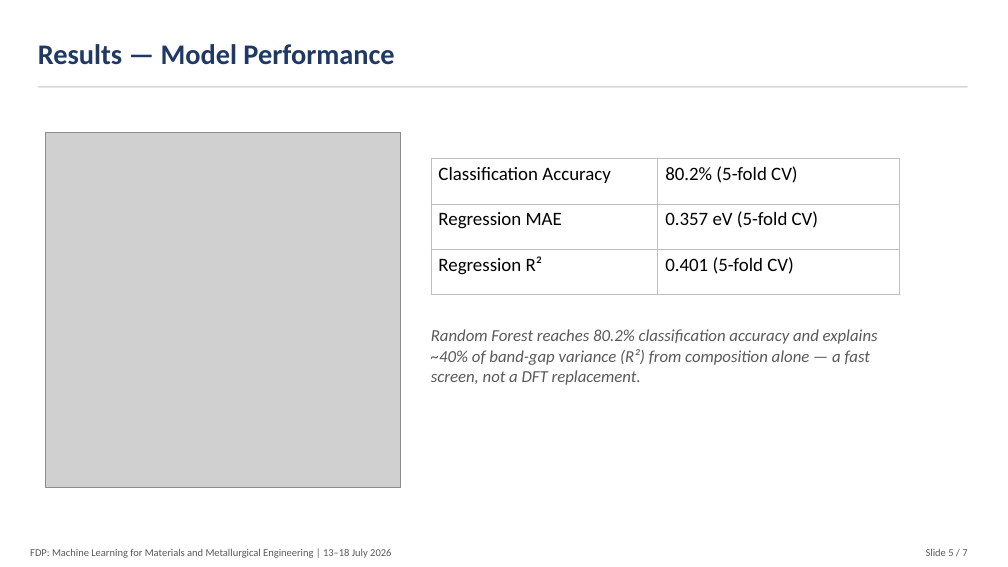
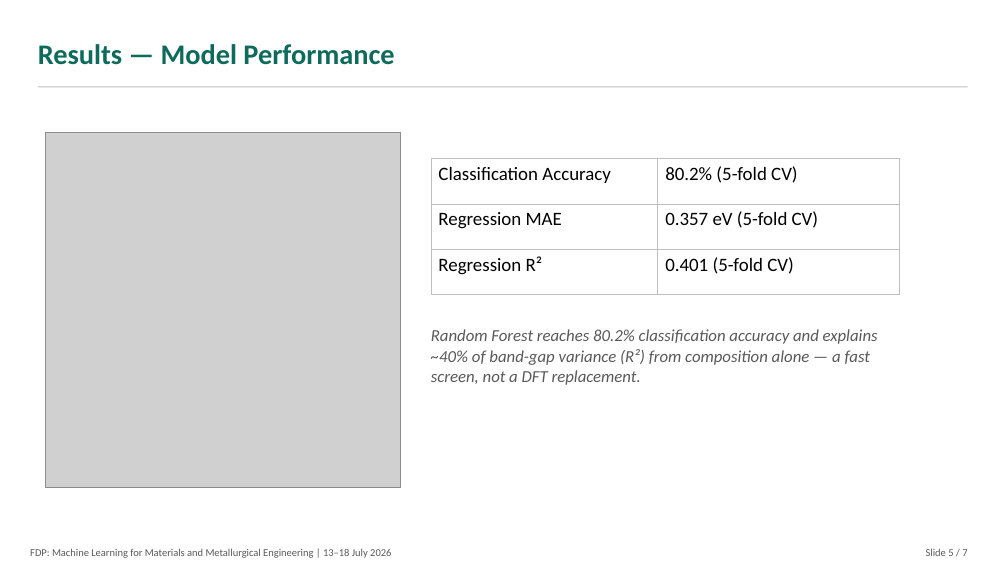
Before and after one commit to ShahiDDU/snse-bandgap-ml-capstone, a slide deck: slide 5 of SnSe_Capstone_Slides.pptx. Drawn at 1008x567 pixels with LibreOffice and Linux fonts; fonts in the diff are those of the drawing; grey boxes stand for pictures. Boxes give left, top, right and bottom in pixels: in the first picture for what was removed or moved away, otherwise in the second. Text is boxed around its words. In the diff, an @@ line names an element or a change of style, - is before the commit and + after.

Commit message:
Recolor theme to teal/emerald + slate, expand slide and report content

```diff
--- a/SnSe_Capstone_Slides.pptx
+++ b/SnSe_Capstone_Slides.pptx
@@ text "Results — Model Performance" at (38,44,394,65): text colour #1F3864 to #0E6B5C @@
```
Also in this commit, not shown: 6 other slides changed, 5 other files.
